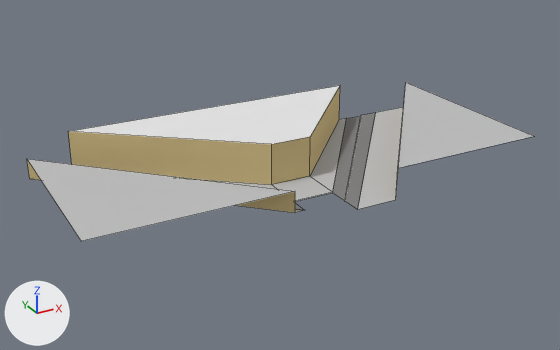
The Blender file assets/buildings/capitan_moreno.blend as it was, and as the next commit left it.
Before and after are seen from a camera (50 mm lens) standing at (-64.8, -105.7, 58.5) and looking at (-4.5, 3.9, 3.7). The lights are fixed; the arrows at lower left show +X, +Y and +Z. The picture after the commit comes second. Mesh edges are drawn as thin lines. Objects named as collision shapes, trigger or cutter boxes, shadow casters or lower levels of detail are left out.
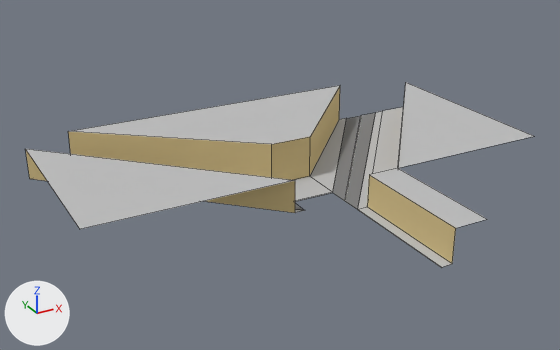
Pixel boxes [x1, y1, x2, y2] of what changed, in the pictures (560 x 350 px):
'Plane', reshaped (17% taller)
    before: [27, 83, 533, 241]
    after: [26, 83, 533, 268]
part 1 of me_plane, built on
    before: [27, 107, 403, 241]
    after: [26, 107, 486, 268]
part 2 of me_plane, recoloured (white to light grey)
    both: [69, 85, 340, 144]

Patch to the scene script:
```diff
--- a/assets/buildings/capitan_moreno.blend.py
+++ b/assets/buildings/capitan_moreno.blend.py
@@ me_plane @@
 # used by ob_plane; location = (0.0, 0.0, 0.0)
-me_plane.from_pydata(...)  # 40 vertices, 23 faces; spans x -42.0..44.0, y -8.0..32.0, z 0.0..8.0
+me_plane.from_pydata(...)  # 46 vertices, 28 faces; spans x -42.0..44.0, y -30.0..32.0, z 0.0..8.0
+# me_plane part 1
+# 2 vertices are removed from x 4.0..32.0, y -4.0..32.0, z 0.0
+# 3 faces are deleted
+# 3 vertices in x -42.0..-6.0, y -4.0..32.0, z 4.1 move by (0.0, 0.0, 2.0)
+# 8 vertices are added at x 4.0..38.0, y -30.0..32.0, z 0.0..6.1
+# 5 new faces join them, mat_sidewalk (light grey #bfbfbf)
+# 2 new faces join them, mat_yellowish (yellow #d8c28a)
+# 1 new face joins them, mat_white (white #ffffff)
+# me_plane part 2: 2 faces spanning x -34.0..26.0, y 0.0..32.0, z 0.0..8.0 switch from mat_wall (white #e7e7e7) to mat_sidewalk (light grey #bfbfbf)
 me_plane.materials.append(mat_road)
```
